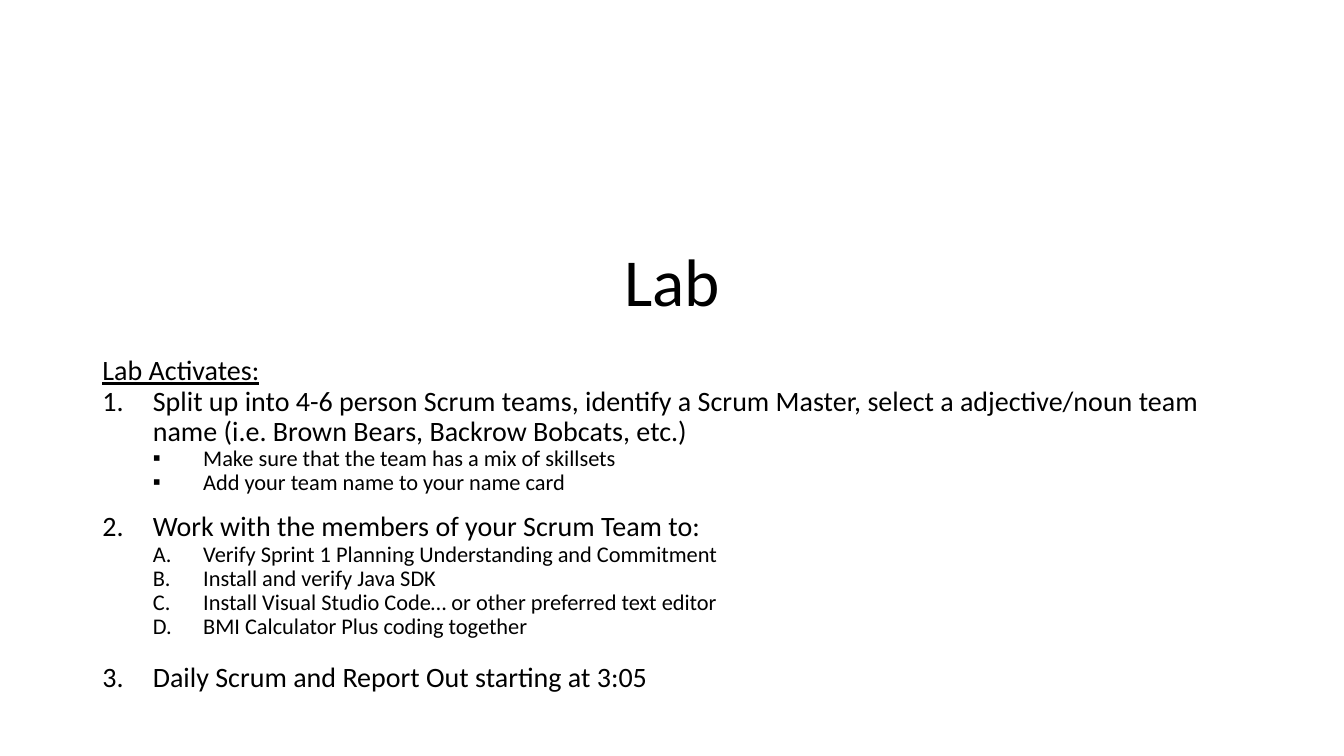
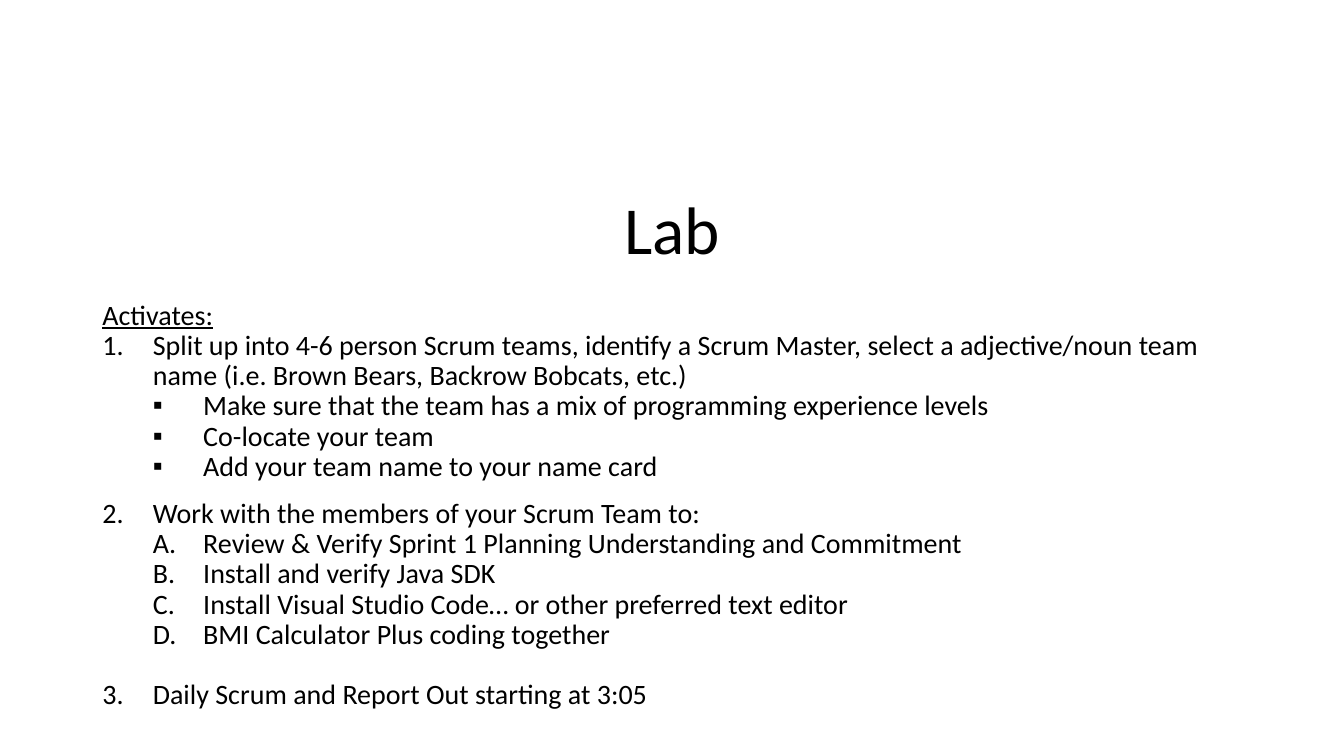
Before and after one commit to jamesbaptiste1/cpsc-24500-2019-01-spring-001, a slide deck: slide 11 of lecture-presentations/2019-01-17.pptx (slide 6 before the commit). Drawn at 1344x756 pixels with LibreOffice and Linux fonts; fonts in the diff are those of the drawing. Boxes give left, top, right and bottom in pixels: in the first picture for what was removed or moved away, otherwise in the second. Text is boxed around its words. In the diff, an @@ line names an element or a change of style, - is before the commit and + after.

```diff
--- a/lecture-presentations/2019-01-17.pptx
+++ b/lecture-presentations/2019-01-17.pptx
@@ title "Lab": place and size @@
-title "Lab" at bbox=[624, 259, 720, 307]
+title "Lab" at bbox=[624, 207, 720, 255]
@@ text "Activates:": place and size @@
-text "Activates:" at bbox=[102, 360, 1198, 638]
+text "Activates:" at bbox=[102, 305, 1198, 709]
@@ text at bbox=[102, 305, 213, 329]: text changed @@
-Lab Activates:
+Activates:
@@ text at bbox=[203, 395, 988, 451]: text changed; size 16 to 20 pt @@
-  ▪ Make sure that the team has a mix of skillsets
+  ▪ Make sure that the team has a mix of programming experience levels
+  ▪ Co-locate your team
@@ text at bbox=[203, 456, 848, 649]: size 16 to 20 pt in "Add your team name to your name ...", "Install and verify Java SDK", "Install Visual Studio Code… or other preferred ...", "BMI Calculator Plus coding together" @@
@@ text at bbox=[203, 533, 962, 558]: text changed; size 16 to 20 pt @@
-  A. Verify Sprint 1 Planning Understanding and Commitment
+  A. Review & Verify Sprint 1 Planning Understanding and Commitment
```
Also in this commit, not shown: 2 other slides changed, 5 slides added, 1 other file.
